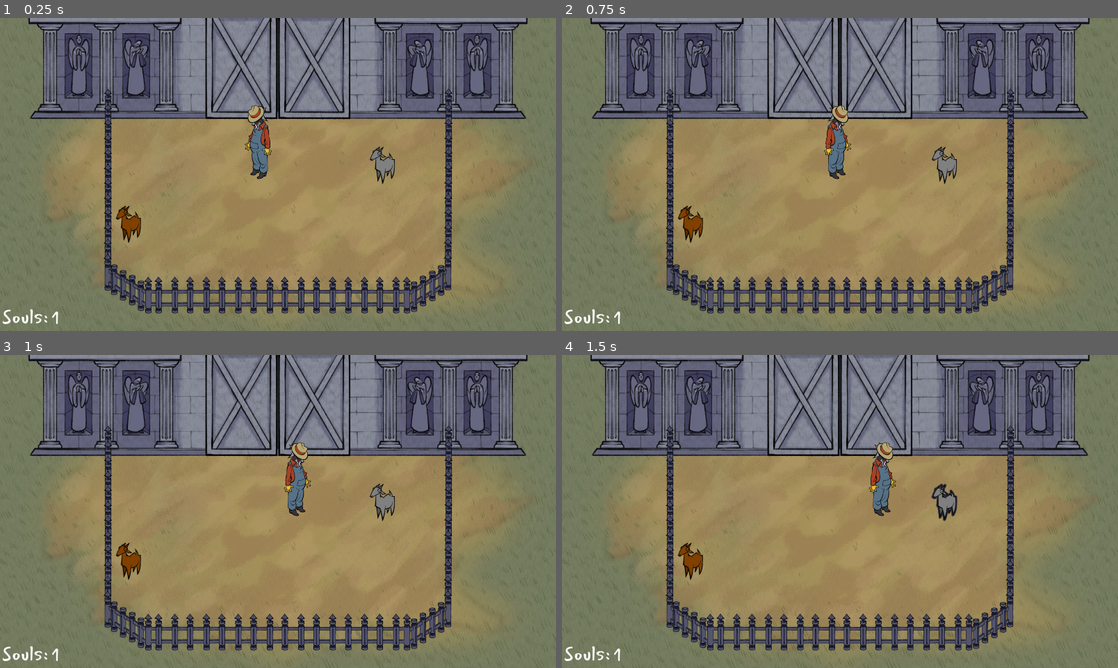
Above: before the commit, frames 1-4 (two rows, left to right).
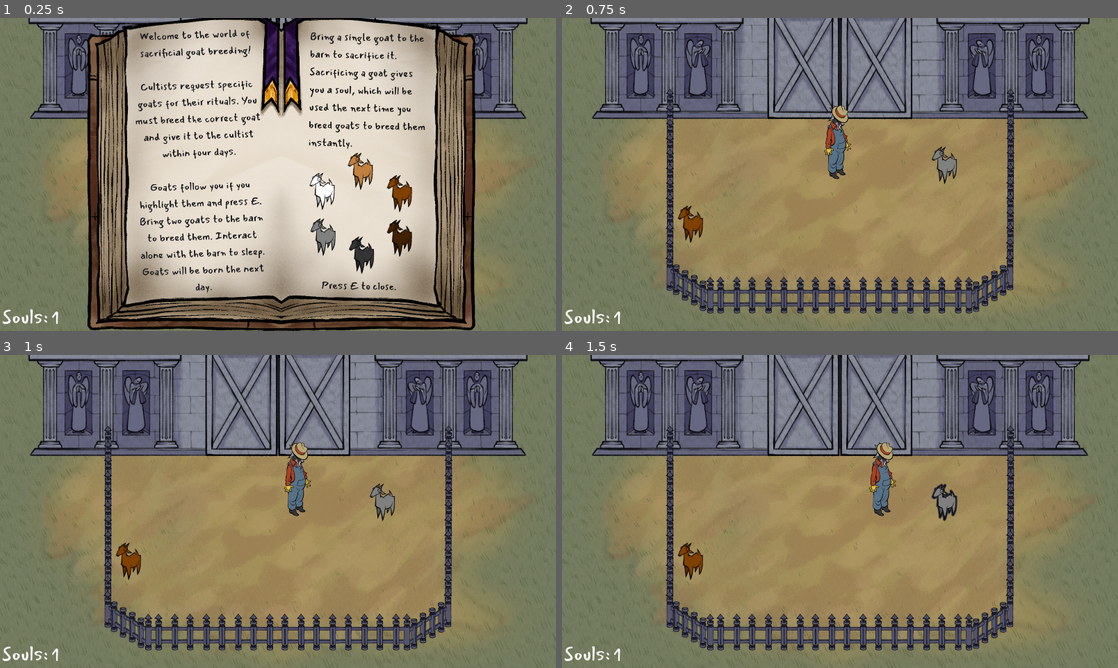
Above: after the commit, the same moments.

Repository: jadicodes/goat-game
Game: Godot game, scene res://farm/farm.tscn
Same seed, same stepped clock (60 frames per second), same inputs: the game is played once before the commit and once after it.
Inputs (mouse positions are in pixels of both pictures, inside the frame that each line leads up to):
- Up to frame 1 (0.25 s): no input
- Up to frame 2 (0.75 s): tap E (interact) at 0.5 s; move the mouse to (962, 158) at 0.52 s; hold D (move_right) from 0.53 s (still down); hold E (interact) from 0.53 s (still down); click (962, 158) at 0.67 s
- Up to frame 3 (1 s): keep holding D (move_right); keep holding E (interact)
- Up to frame 4 (1.5 s): release D (move_right) at 1.25 s; release E (interact) at 1.25 s; drag from (728, 527) to (840, 417) at 1.27 s

The runs differ from the first frame. In frame 1, 66% of the frame differs, in the area x 15-86%, y 0-100%; in frame 2, nothing differs; in frame 3, nothing differs; in frame 4, nothing differs.

Commit message:
Add instructions for real this time for real

Diff:
--- a/project/farm/farm.gd
+++ b/project/farm/farm.gd
@@ -4,9 +4,17 @@
 
 @onready var _barn: Barn = %Barn
 
+var _instructions_up := true
 
 func _ready() -> void:
 	_create_shopper.call_deferred()
+
+
+func _process(delta: float) -> void:
+	if _instructions_up:
+		if Input.is_action_just_pressed("interact"):
+			_instructions_up = false
+			%Instructions.hide()
 
 
 func _create_shopper() -> void:
--- a/project/farm/farm.tscn
+++ b/project/farm/farm.tscn
@@ -6,12 +6,19 @@
 [ext_resource type="PackedScene" uid="uid://mcq4epvbauin" path="res://barn/barn.tscn" id="1_ukrf4"]
 [ext_resource type="PackedScene" uid="uid://cquhif3oogil8" path="res://goat/goat.tscn" id="2_qnc1y"]
 [ext_resource type="PackedScene" uid="uid://dey06x3nhwoiq" path="res://farm/fence.tscn" id="6_mjpad"]
+[ext_resource type="Texture2D" uid="uid://vpolblrotysm" path="res://ui/book.png" id="7_udp8x"]
+[ext_resource type="Texture2D" uid="uid://b37k3xd0n13lf" path="res://goat/goat_sprite.png" id="8_ol6uc"]
 
 [sub_resource type="Curve2D" id="Curve2D_mjpad"]
 _data = {
 "points": PackedVector2Array(0, 0, 0, 0, -96, 384, 0, 0, 0, 0, -96, 1368, 0, 0, 0, 0, 2016, 1368, 0, 0, 0, 0, 2016, 384)
 }
 point_count = 4
+
+[sub_resource type="LabelSettings" id="LabelSettings_jba3n"]
+line_spacing = 0.0
+font_size = 36
+font_color = Color(0.0862745, 0.0862745, 0.105882, 1)
 
 [node name="Farm" type="Node2D"]
 y_sort_enabled = true
@@ -75,4 +82,100 @@
 theme_override_font_sizes/font_size = 64
 text = "1"
 
+[node name="Instructions" type="CanvasLayer" parent="."]
+unique_name_in_owner = true
+
+[node name="Book1" type="TextureRect" parent="Instructions"]
+offset_left = 295.0
+offset_top = -20.0
+offset_right = 1255.0
+offset_bottom = 1560.0
+scale = Vector2(0.705, 0.705)
+texture = ExtResource("7_udp8x")
+
+[node name="Book2" type="TextureRect" parent="Instructions"]
+offset_left = 1648.0
+offset_top = -20.0
+offset_right = 2608.0
+offset_bottom = 1560.0
+scale = Vector2(-0.705, 0.705)
+texture = ExtResource("7_udp8x")
+
+[node name="Label" type="Label" parent="Instructions"]
+anchors_preset = 15
+anchor_right = 1.0
+anchor_bottom = 1.0
+offset_left = 440.0
+offset_top = 37.0
+offset_right = -1015.0
+offset_bottom = 112.0
+grow_horizontal = 2
+grow_vertical = 2
+rotation = -0.0349066
+theme_override_colors/font_color = Color(0.0392157, 0.0392157, 0.0431373, 1)
+theme_override_font_sizes/font_size = 36
+text = "Welcome to the world of sacrificial goat breeding!
+
+Cultists request specific goats for their rituals. You must breed the correct goat and give it to the cultist within four days.
+
+Goats follow you if you highlight them and press E. Bring two goats to the barn to breed them. Interact alone with the barn to sleep. Goats will be born the next day."
+label_settings = SubResource("LabelSettings_jba3n")
+horizontal_alignment = 1
+autowrap_mode = 3
+
+[node name="Label2" type="Label" parent="Instructions"]
+offset_left = 1072.0
+offset_top = 34.0
+offset_right = 1488.0
+offset_bottom = 1003.0
+rotation = 0.0174533
+theme_override_colors/font_color = Color(0.0666667, 0.0666667, 0.0666667, 1)
+theme_override_font_sizes/font_size = 36
+text = "Bring a single goat to the barn to sacrifice it. Sacrificing a goat gives you a soul, which will be used the next time you breed goats to breed them instantly.
+
+"
+autowrap_mode = 3
+
+[node name="Label3" type="Label" parent="Instructions"]
+offset_left = 1111.0
+offset_top = 893.0
+offset_right = 1379.0
+offset_bottom = 1073.0
+rotation = 0.0174533
+theme_override_colors/font_color = Color(0.0666667, 0.0666667, 0.0666667, 1)
+theme_override_font_sizes/font_size = 36
+text = "Press E to close.
+
+"
+autowrap_mode = 3
+
+[node name="GoatSprite" type="Sprite2D" parent="Instructions"]
+position = Vector2(1111, 598)
+texture = ExtResource("8_ol6uc")
+
+[node name="GoatSprite5" type="Sprite2D" parent="Instructions"]
+modulate = Color(0.5, 0.5, 0.5, 1)
+position = Vector2(1114, 756)
+texture = ExtResource("8_ol6uc")
+
+[node name="GoatSprite6" type="Sprite2D" parent="Instructions"]
+modulate = Color(0.25, 0.125, 0, 1)
+position = Vector2(1378, 760)
+texture = ExtResource("8_ol6uc")
+
+[node name="GoatSprite3" type="Sprite2D" parent="Instructions"]
+modulate = Color(0.5, 0.25, 0, 1)
+position = Vector2(1378, 606)
+texture = ExtResource("8_ol6uc")
+
+[node name="GoatSprite4" type="Sprite2D" parent="Instructions"]
+modulate = Color(0.75, 0.5, 0.25, 1)
+position = Vector2(1243, 529)
+texture = ExtResource("8_ol6uc")
+
+[node name="GoatSprite2" type="Sprite2D" parent="Instructions"]
+modulate = Color(0.2, 0.2, 0.2, 1)
+position = Vector2(1247, 819)
+texture = ExtResource("8_ol6uc")
+
 [connection signal="day_advanced" from="Barn" to="." method="_on_barn_day_advanced"]
Not shown: 1 places in project/farm/farm.tscn that only renumber resources
